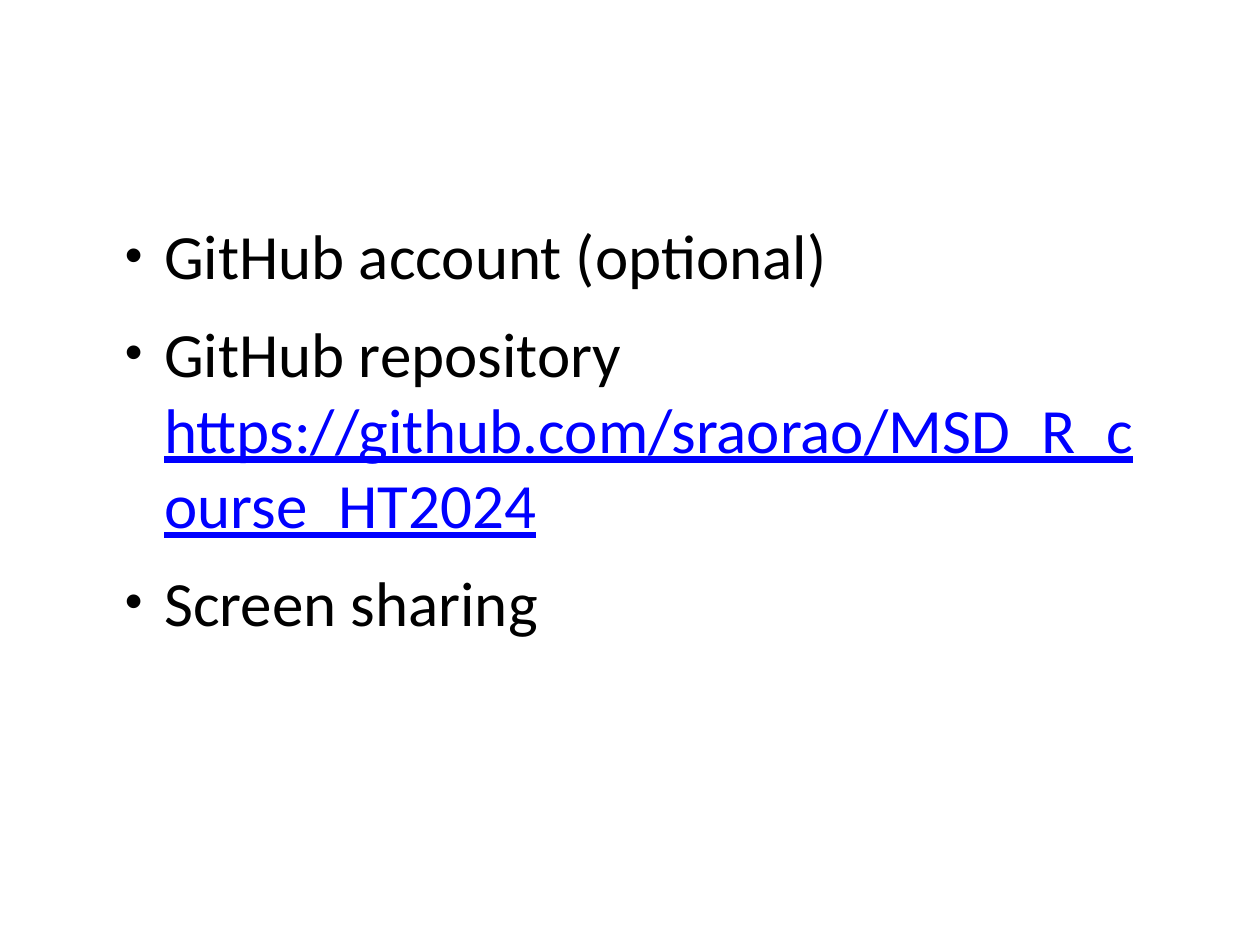
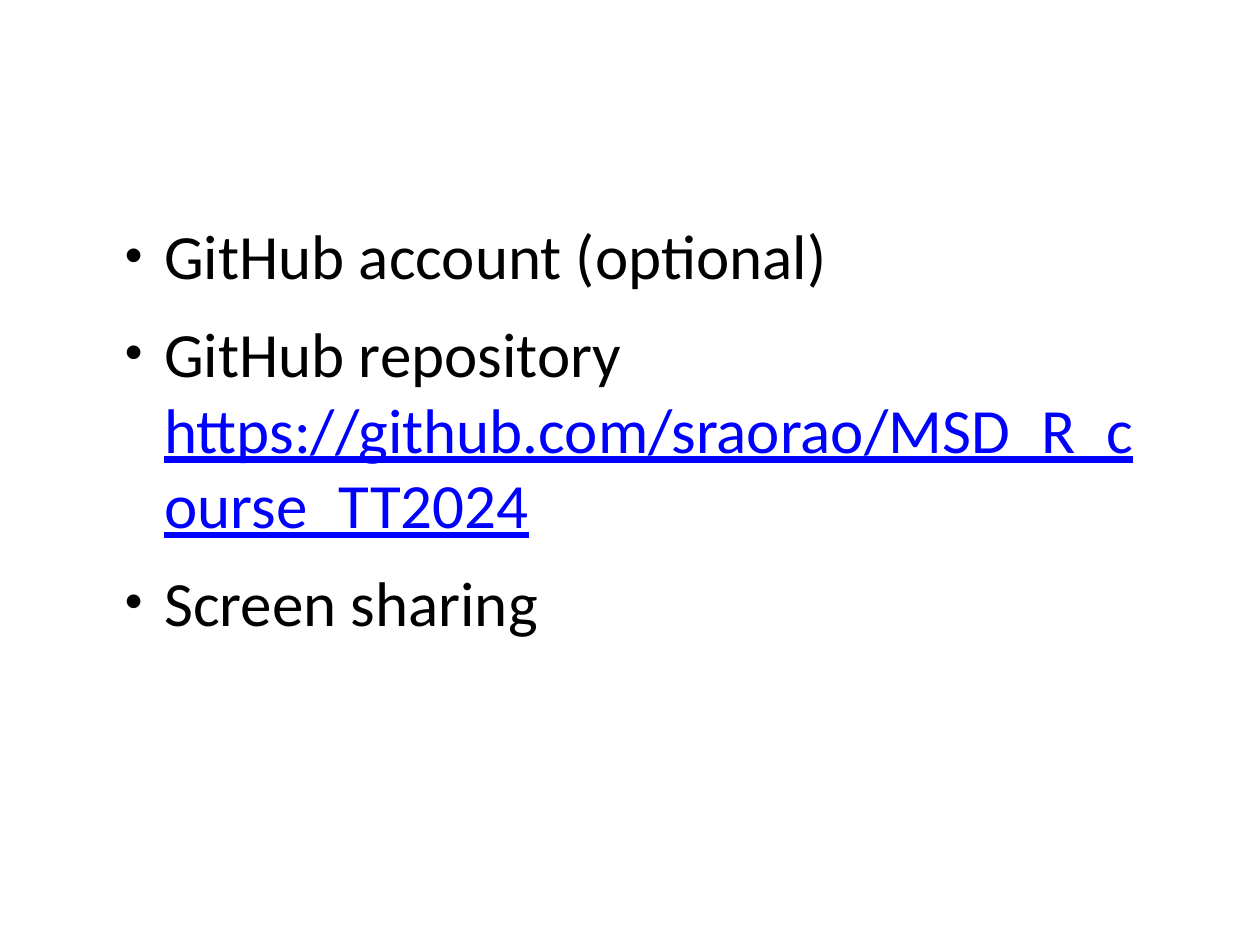
Before and after one commit to sraorao/MSD_R_course_TT2024, a slide deck: slide 3 of powerpoint/Session1.pptx. Drawn at 1260x945 pixels with LibreOffice and Linux fonts; fonts in the diff are those of the drawing. Boxes give left, top, right and bottom in pixels: in the first picture for what was removed or moved away, otherwise in the second. Text is boxed around its words. In the diff, an @@ line names an element or a change of style, - is before the commit and + after.

```diff
--- a/powerpoint/Session1.pptx
+++ b/powerpoint/Session1.pptx
@@ text at bbox=[164, 333, 1133, 538]: text changed @@
-• GitHub repository https://github.com/sraorao/MSD_R_course_HT2024
+• GitHub repository https://github.com/sraorao/MSD_R_course_TT2024
```
Also in this commit, not shown: 2 other slides changed, 7 other files.
